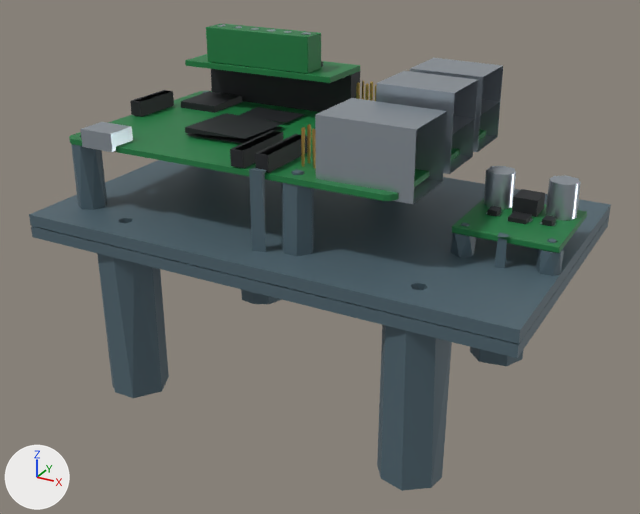
The glTF model apps/web/public/models/mk2/controller.glb: old version first, new version second.
Before and after are seen from a camera (50 mm lens) standing at (0.959, -1.765, 1.504) and looking at (0.008, -0.037, 0.64). Lighting does not change. The marker at lower left points along +X, +Y and +Z. The picture after the commit comes second. Where no turn or scale is listed for an object, it has been applied to the vertices.

The older version as bpy lines, for what is in view:
```python
mat_pcb = principled_material('pcb')
mat_pcb.base_color = (0.012, 0.2, 0.055)  # dark green #1d7c42
mat_pcb.roughness = 0.48
mat_petg = principled_material('petg')
mat_petg.base_color = (0.08, 0.13, 0.16)  # dark blue #50656f
me_cube_019 = bpy.data.meshes.new('Cube.019')
me_cube_019.from_pydata(...)  # 152 vertices, 300 faces; spans x -0.598..0.598, y -0.368..0.368, z -0.205..0.205
me_cube_019.materials.append(mat_petg)  # dark blue #50656f
me_cube_020 = bpy.data.meshes.new('Cube.020')
me_cube_020.from_pydata(...)  # 222 vertices, 444 faces; spans x -0.598..0.598, y -0.368..0.368, z -0.107..0.107
me_cube_020.materials.append(mat_petg)  # dark blue #50656f
me_cube_029 = bpy.data.meshes.new('Cube.029')
me_cube_029.from_pydata(...)  # 249 vertices, 530 faces; spans x -0.569..0.569, y -0.279..0.279, z -0.166..0.166
me_cube_029.materials.append(mat_pcb)  # dark green #1d7c42
me_cylinder_047 = bpy.data.meshes.new('Cylinder.047')
me_cylinder_047.from_pydata(...)  # 147 vertices, 215 faces; spans x -0.53..0.53, y -0.277..0.277, z -0.159..0.159
me_cylinder_047.materials.append(mat_steel)  # light grey #b8c2cb
ob_mesh_pcb_9 = bpy.data.objects.new('mesh_pcb_9', me_cube_029)
ob_mesh_pcb_9.location = (0.025, 0.0, 0.966)
ob_mesh_steel_11 = bpy.data.objects.new('mesh_steel_11', me_cylinder_047)
ob_mesh_steel_11.location = (0.053, -0.015, 0.975)
ob_print_controller_carrier = bpy.data.objects.new('print_controller_carrier', me_cube_020)
ob_print_controller_carrier.location = (0.0, 0.0, 0.827)
ob_print_electronics_bridge = bpy.data.objects.new('print_electronics_bridge', me_cube_019)
ob_print_electronics_bridge.location = (0.0, 0.0, 0.515)
# also in view: 'mesh_rubber_and_chip_7' at (0.008, -0.006, 0.936)
```
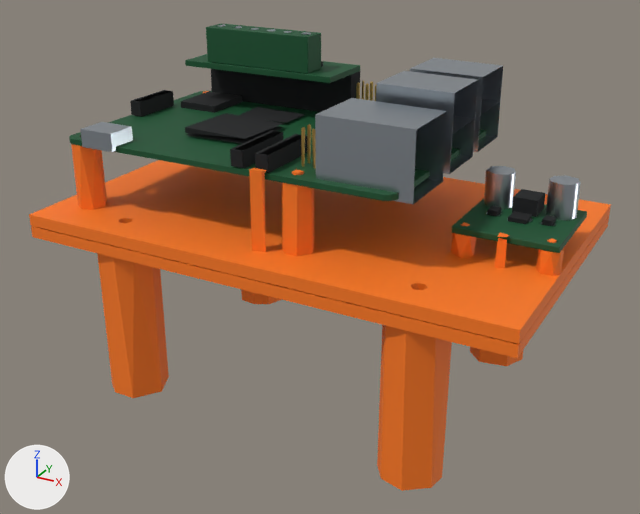
The change, as a list of edits to the scene's bpy script:
```text
Change mat_pcb:
    mat_pcb.base_color: (0.012, 0.2, 0.055) -> (0.00212, 0.0802, 0.0242)  # dark green #1d7c42 -> dark green #07502b
Change mat_petg:
    mat_petg.base_color: (0.08, 0.13, 0.16) -> (1.0, 0.195, 0.0103)  # dark blue #50656f -> orange #ff7a1a
```

What differs and where, as boxes [x1, y1, x2, y2] in the pictures (640 x 514 px):
'print_controller_carrier', recoloured (lighter): [29, 91, 611, 344] in both
'print_electronics_bridge', recoloured (dark blue to orange): [31, 217, 609, 491] in both
'mesh_pcb_9', recoloured: [69, 23, 587, 253] in both
